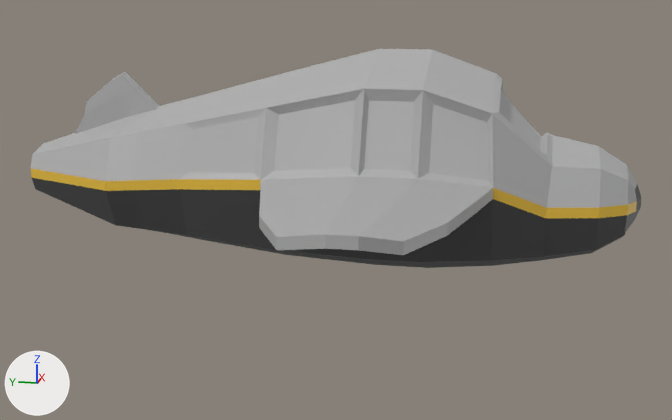
The FBX model CRIA MUNDO - Teste/Assets/GAME/INTRO/Avião.fbx as it was, and as the next commit left it.
Camera for both pictures: a 50 mm lens placed at (-277.5, -15.2, 69.6), pointed at (-7.7, 38.8, 2.1). The lights are fixed; the arrows at lower left show +X, +Y and +Z. Where no turn or scale is listed for an object, it has been applied to the vertices.

The first picture shows 'Cube', 'Vidros'.
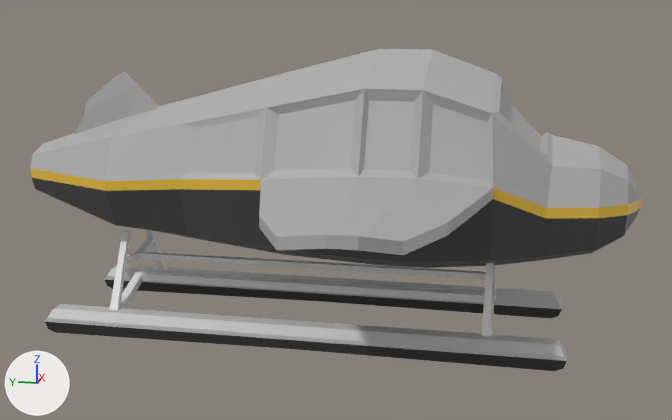
Edits to the scene script, one JSON object a line:
```json
{"op": "add", "block": "mat_material", "code": ["mat_material = principled_material('Material')", "mat_material.base_color = (0.0238, 0.0238, 0.0238)  # black #2b2b2b"]}
{"op": "add", "block": "me_cube_010", "code": ["me_cube_010 = bpy.data.meshes.new('Cube.010')", "me_cube_010.from_pydata(...)  # 80 vertices, 64 faces; spans x -25.0..25.0, y -21.0..134.0, z -10.0..-3.0", "# faces by material slot: [36, 28]", "me_cube_010.materials.append(mat_base)  # grey #afafaf", "me_cube_010.materials.append(mat_material)  # black #2b2b2b"]}
{"op": "add", "block": "me_cube_009", "code": ["me_cube_009 = bpy.data.meshes.new('Cube.009')", "me_cube_009.from_pydata(...)  # 132 vertices, 135 faces; spans x -22.1..22.1, y 0.0..114.7, z -6.3..18.5"]}
{"op": "add", "block": "ob_cube_005", "code": ["ob_cube_005 = bpy.data.objects.new('Cube.005', me_cube_010)", "ob_cube_005.location = (-7.2, -9.7, -23.9)"]}
{"op": "add", "block": "ob_cube_004", "code": ["ob_cube_004 = bpy.data.objects.new('Cube.004', me_cube_009)", "ob_cube_004.location = (-7.2, -9.7, -23.9)"]}
```

Pixel boxes (x1, y1, x2, y2) of what changed, in the pictures (672 x 420 px):
```json
{"object": "Cube.005", "change": "added", "after": [45, 265, 567, 371], "faces in mat_base (light grey #c3c3c3)": [45, 265, 567, 361], "faces in mat_material (black #2b2b2b)": [45, 280, 567, 371]}
{"object": "Cube.004", "change": "added", "after": [110, 229, 496, 337]}
```
